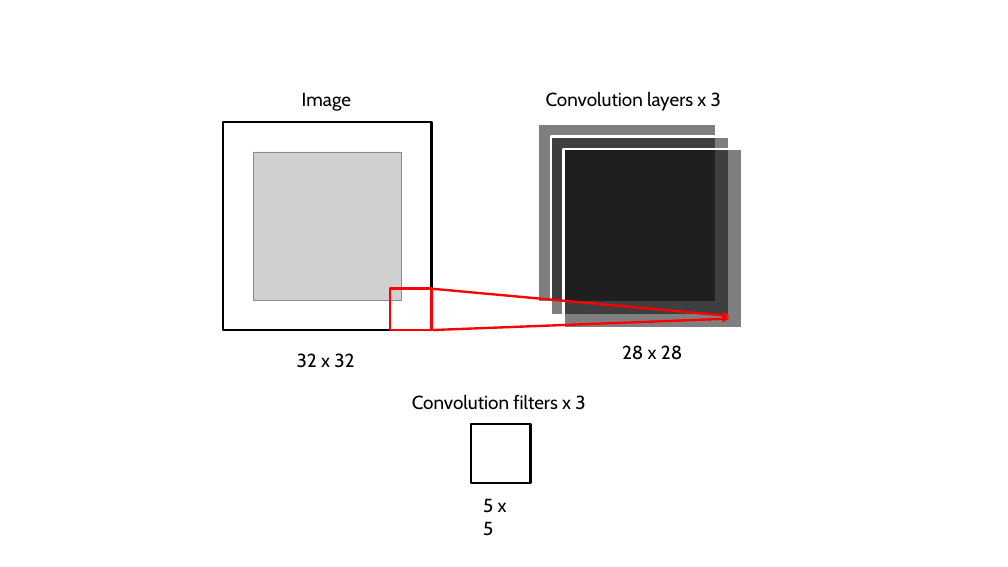
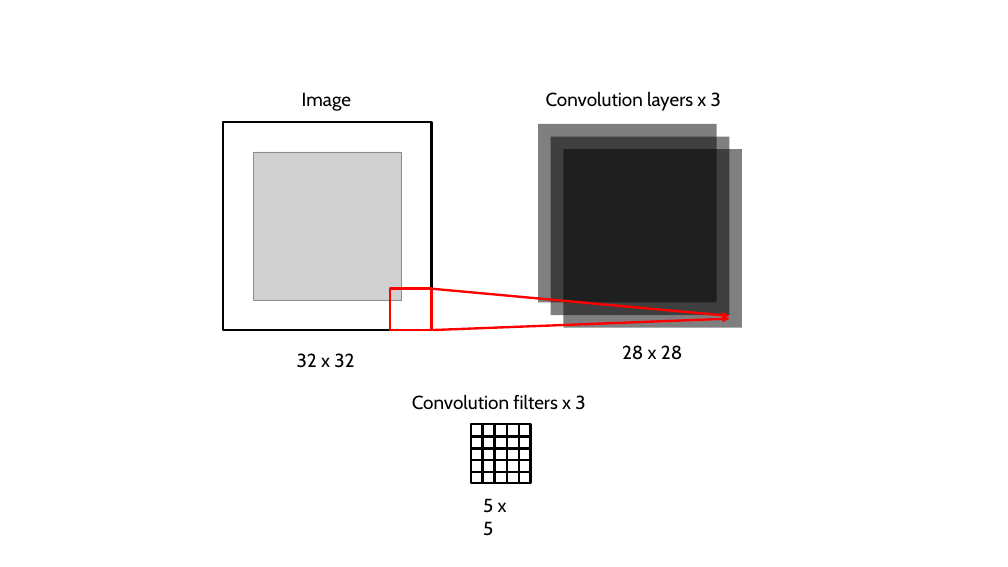
Before and after one commit to drwslv/StanfordOnline-Statistical-Learning, a slide deck: slide 1 of Ch10_CNN.pptx. Drawn at 1008x567 pixels with LibreOffice and Linux fonts; fonts in the diff are those of the drawing; grey boxes stand for pictures. Boxes give left, top, right and bottom in pixels: in the first picture for what was removed or moved away, otherwise in the second. Text is boxed around its words. In the diff, an @@ line names an element or a change of style, - is before the commit and + after.

```diff
--- a/Ch10_CNN.pptx
+++ b/Ch10_CNN.pptx
@@ outline #FFFFFF 2.25 pt to none in 3 elements at box(538, 124, 717, 302), box(551, 137, 730, 315), box(563, 149, 742, 327) @@
@@ line added from (470, 448) to (530, 448), #000000 2.25 pt @@
@@ line added from (471, 436) to (531, 436), #000000 2.25 pt @@
@@ line added from (482, 424) to (482, 483), #000000 2.25 pt @@
@@ line added from (495, 424) to (495, 483), #000000 2.25 pt @@
@@ line added from (507, 424) to (507, 483), #000000 2.25 pt @@
@@ line added from (520, 424) to (520, 483), #000000 2.25 pt @@
@@ line added from (470, 460) to (530, 460), #000000 2.25 pt @@
@@ line added from (471, 472) to (531, 472), #000000 2.25 pt @@
```
Also in this commit, not shown: 2 other files.
